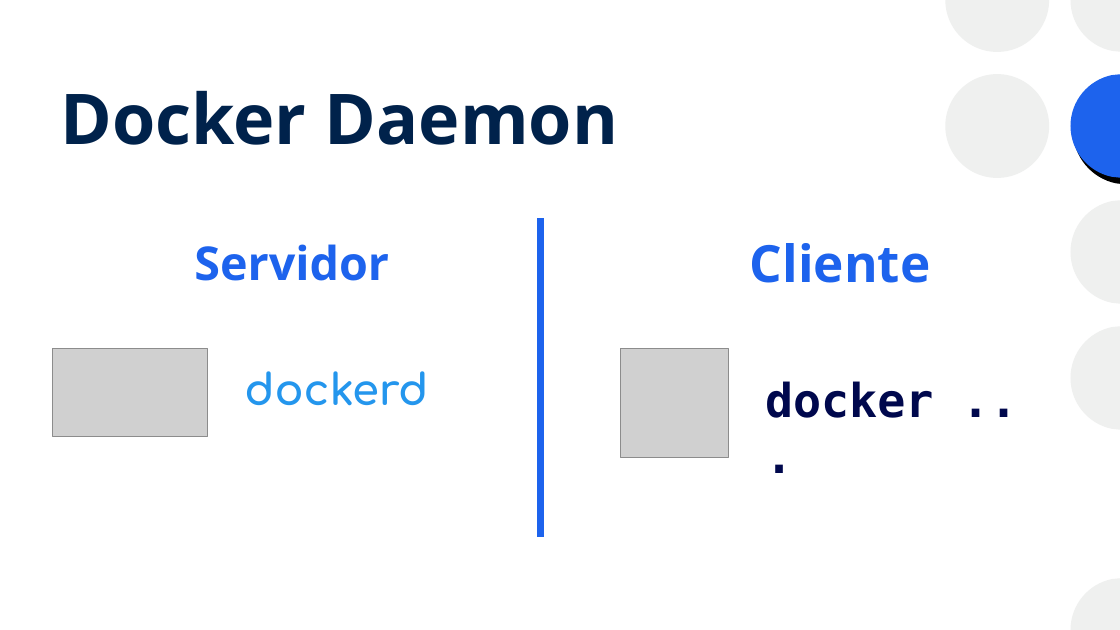
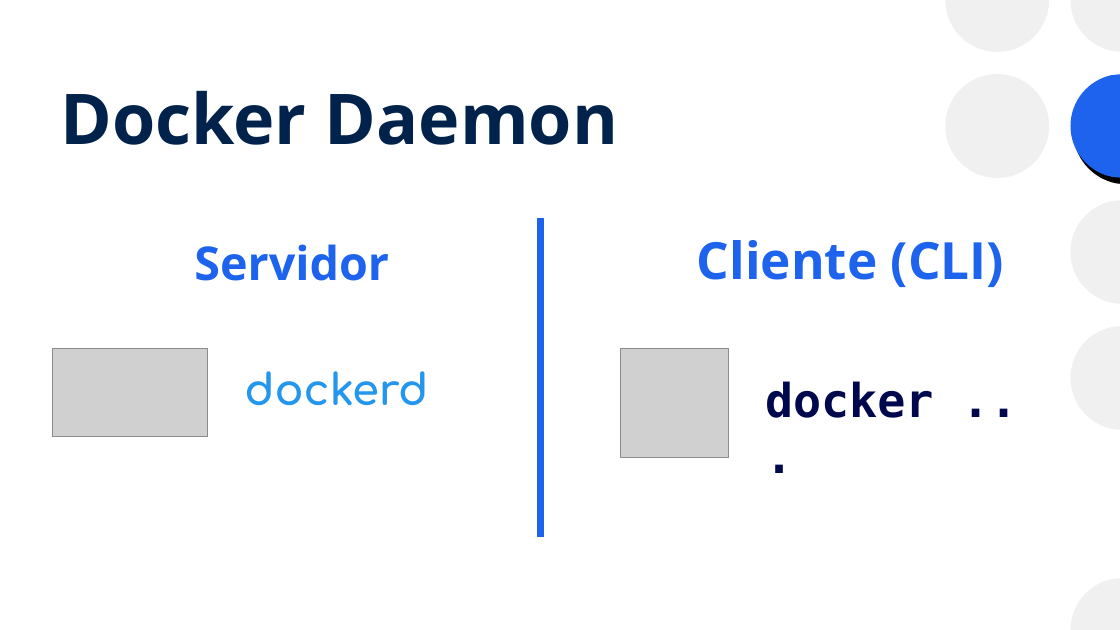
Before and after one commit to josanri/docker-workshop, a slide deck: slide 10 of Introducción a Docker.pptx (slide 9 before the commit). Drawn at 1120x630 pixels with LibreOffice and Linux fonts; fonts in the diff are those of the drawing; grey boxes stand for pictures. Boxes give left, top, right and bottom in pixels: in the first picture for what was removed or moved away, otherwise in the second. Text is boxed around its words. In the diff, an @@ line names an element or a change of style, - is before the commit and + after.

Commit message:
Añadida diapositiva de Docker como plataforma

```diff
--- a/Introducción a Docker.pptx
+++ b/Introducción a Docker.pptx
@@ text at [697, 240, 1004, 287]: text changed @@
-Cliente
+Cliente (CLI)
```
Also in this commit, not shown: 14 other slides changed, 1 slide added, 1 slide removed, 1 other file.
